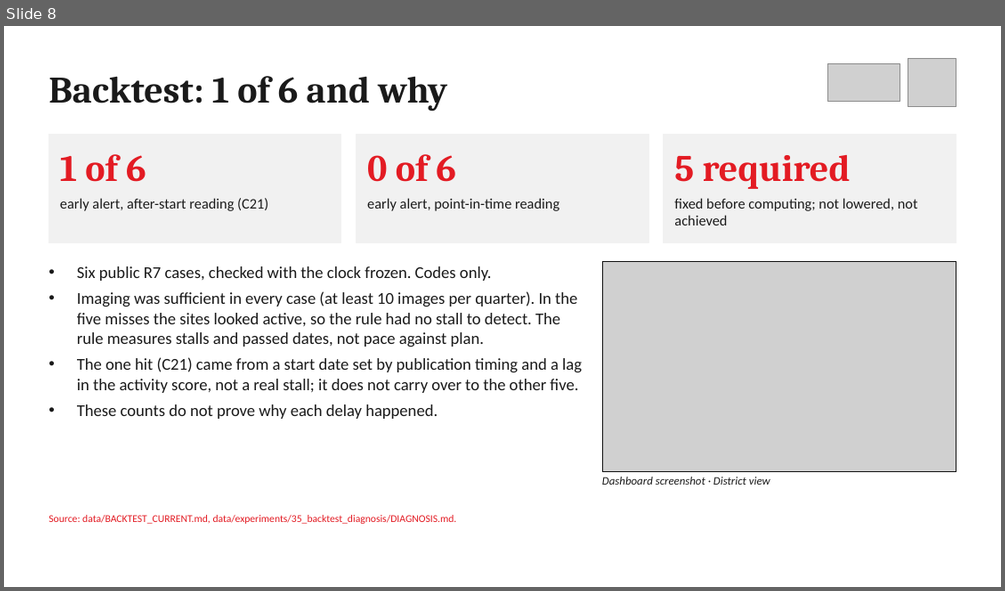
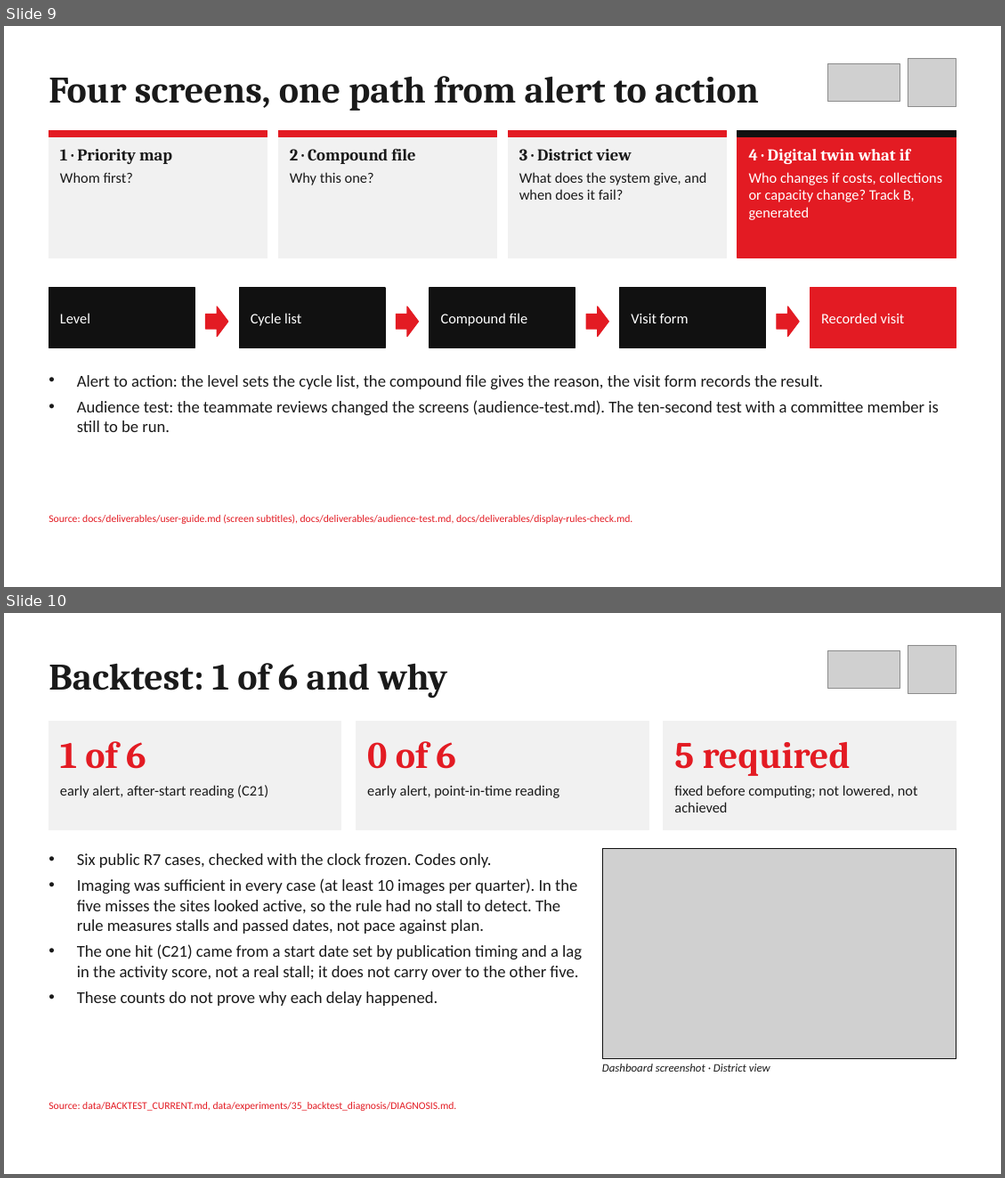
Before and after one commit to elsayedelmandoh/spaceeye-geoai, a slide deck: docs/deliverables/01-presentation/presentation.pptx. Shown one above the other, each under a label of ours: slide 8 before the commit, slides 9 and 10 after it. The pictures are 1005x591 and 1005x1178 pixels, drawn with LibreOffice and Linux fonts; fonts in the diff are those of the drawing; grey boxes stand for pictures. Boxes give left, top, right and bottom in pixels: in the first picture for what was removed or moved away, otherwise in the second. Text is boxed around its words. In the diff, an @@ line names an element or a change of style, - is before the commit and + after.

Commit message:
docs: deck adds dashboard and chatbot slides (18 slides), rubric map and transcript updated

```diff
--- a/docs/deliverables/01-presentation/presentation.pptx
+++ b/docs/deliverables/01-presentation/presentation.pptx
@@ slide 9 added at (4, 26, 1001, 587), background #FFFFFF @@
@@ text added at (48, 76, 759, 111), 36 pt, text #1A1A1A, bold @@
+Four screens, one path from alert to action
@@ picture added at (828, 63, 900, 101) @@
@@ picture added at (908, 58, 956, 106) @@
@@ rectangle added at (48, 131, 267, 257), fill #F1F1F1, outline #F1F1F1 1 pt @@
@@ rectangle added at (48, 131, 267, 136), fill #E31B23, outline #E31B23 1 pt @@
@@ rectangle added at (278, 131, 497, 257), fill #F1F1F1, outline #F1F1F1 1 pt @@
@@ rectangle added at (278, 131, 497, 136), fill #E31B23, outline #E31B23 1 pt @@
@@ rectangle added at (508, 131, 727, 257), fill #F1F1F1, outline #F1F1F1 1 pt @@
@@ rectangle added at (508, 131, 727, 136), fill #E31B23, outline #E31B23 1 pt @@
@@ rectangle added at (737, 131, 956, 257), fill #E31B23, outline #E31B23 1 pt @@
@@ rectangle added at (737, 131, 956, 136), fill #111111, outline #111111 1 pt @@
@@ text added at (60, 149, 172, 183), 16 pt, text #1A1A1A, bold @@
+1 · Priority map
+Whom first?
@@ text added at (290, 149, 415, 185), 16 pt, text #1A1A1A, bold @@
+2 · Compound file
+Why this one?
@@ text added at (519, 149, 706, 200), 14 pt, text #1A1A1A @@
+3 · District view
+What does the system give, and when does it fail?
@@ text added at (749, 148, 942, 220), 14 pt, text #FFFFFF @@
+4 · Digital twin what if
+Who changes if costs, collections or capacity change? Track B, generated
@@ rectangle added at (48, 288, 194, 347), fill #111111, outline #111111 1 pt @@
@@ rectangle added at (240, 288, 386, 347), fill #111111, outline #111111 1 pt @@
@@ rectangle added at (429, 288, 575, 347), fill #111111, outline #111111 1 pt @@
@@ rectangle added at (619, 288, 765, 347), fill #111111, outline #111111 1 pt @@
@@ rectangle added at (810, 288, 956, 347), fill #E31B23, outline #E31B23 1 pt @@
@@ text added at (60, 313, 90, 323), 14 pt, text #FFFFFF @@
+Level
@@ right arrow added at (206, 306, 228, 337), fill #E31B23, outline #E31B23 1 pt @@
@@ text added at (251, 313, 301, 326), 14 pt, text #FFFFFF @@
+Cycle list
@@ right arrow added at (396, 306, 418, 337), fill #E31B23, outline #E31B23 1 pt @@
@@ text added at (441, 313, 528, 326), 14 pt, text #FFFFFF @@
+Compound file
@@ right arrow added at (587, 306, 609, 337), fill #E31B23, outline #E31B23 1 pt @@
@@ text added at (631, 313, 688, 323), 14 pt, text #FFFFFF @@
+Visit form
@@ right arrow added at (777, 306, 799, 337), fill #E31B23, outline #E31B23 1 pt @@
@@ text added at (821, 313, 905, 323), 14 pt, text #FFFFFF @@
+Recorded visit
@@ text added at (77, 375, 938, 432), 16 pt, text #1A1A1A @@
+• Alert to action: the level sets the cycle list, the compound file gives the reason, the visit form records the result.
+• Audience test: the teammate reviews changed the screens (audience-test.md). The ten-second test with a committee member is still to be run.
@@ text added at (48, 514, 632, 524), 10 pt, text #E31B23 @@
+Source: docs/deliverables/user-guide.md (screen subtitles), docs/deliverables/audience-test.md, docs/deliverables/display-rules-check.md.
@@ what was slide 8 is now slide 10 @@
```
Also in this commit, not shown: 4 slides changed, 3 other slides added, 8 other files.
